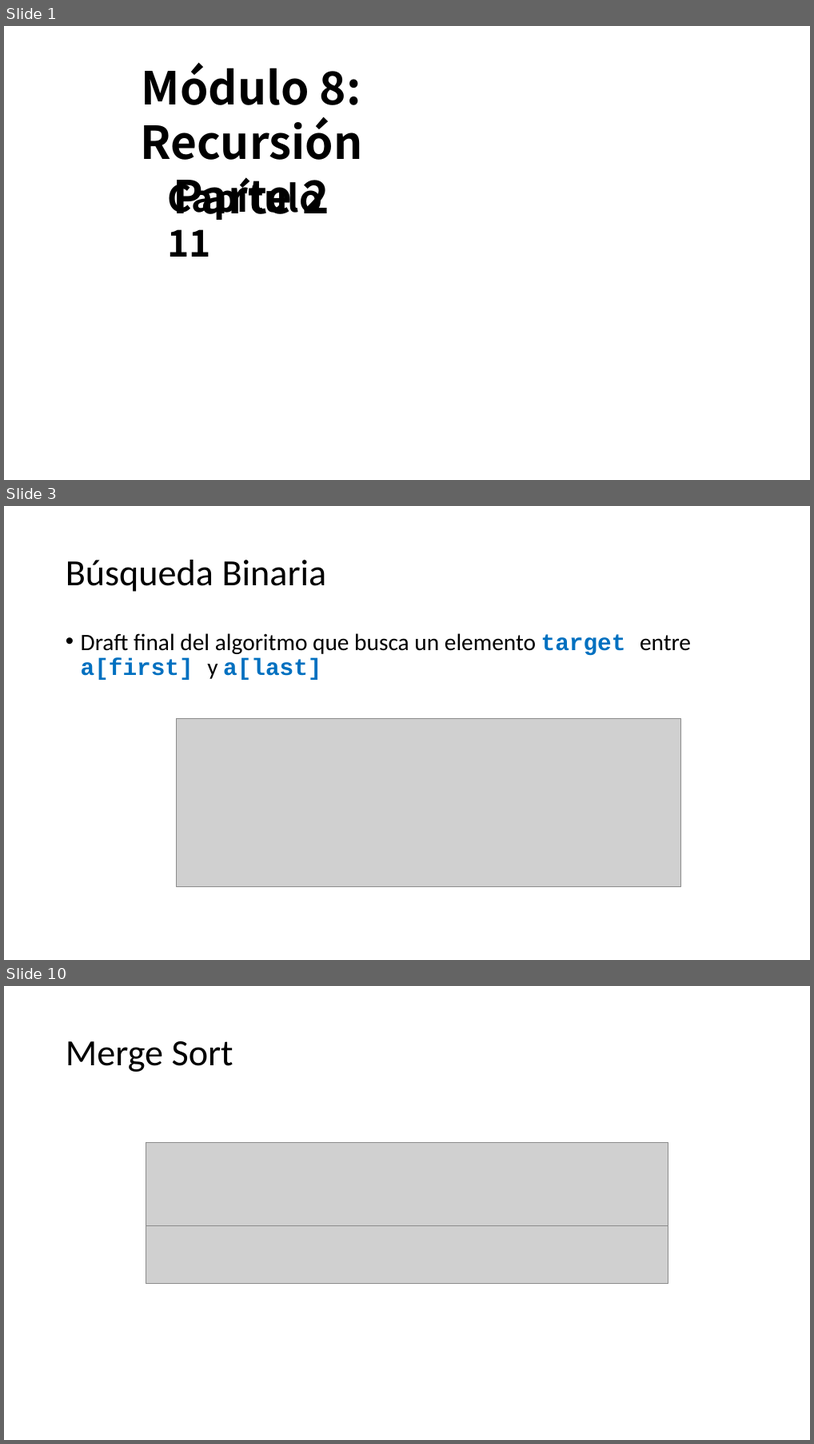
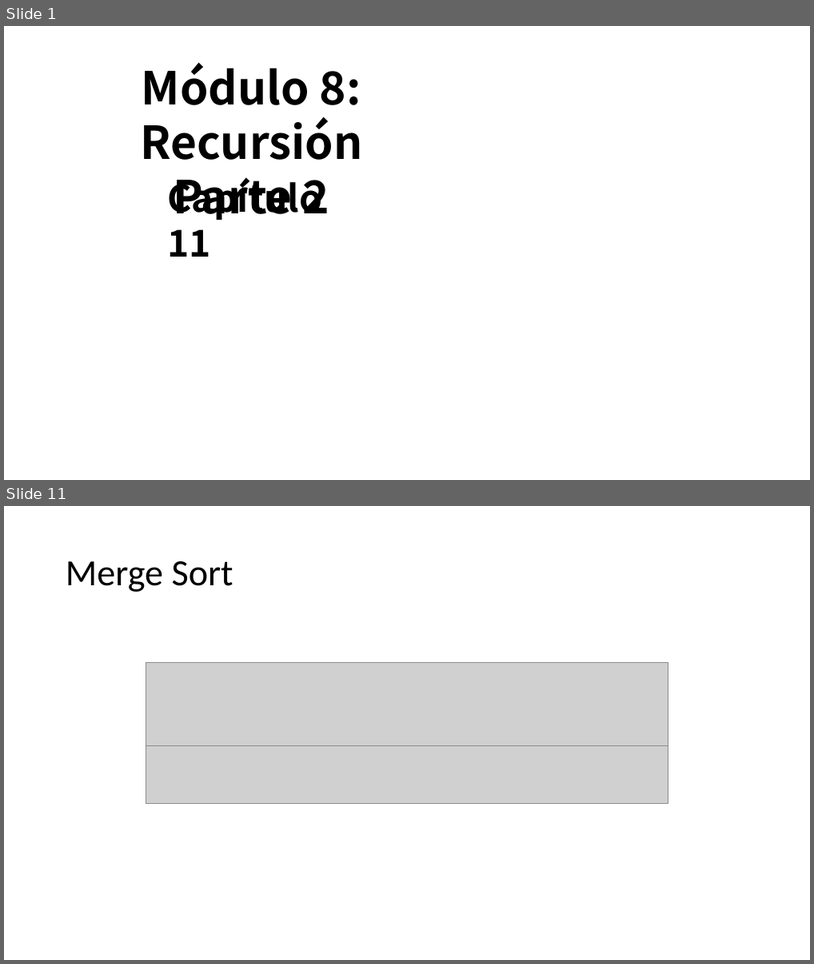
Before and after one commit to OMardil/INFO2, a slide deck: MOD08_Recursion/01 Presentacion/INFO2_MOD08_2-Busqueda_Binaria.pptx. Shown one above the other, each under a label of ours: slides 1, 3 and 10 before the commit, slides 1 and 11 after it; the slides between them are not shown. The pictures are 814x1444 and 814x964 pixels, drawn with LibreOffice and Linux fonts; fonts in the diff are those of the drawing; grey boxes stand for pictures; background and template pictures are left out. Boxes give left, top, right and bottom in pixels: in the first picture for what was removed or moved away, otherwise in the second. Text is boxed around its words. In the diff, an @@ line names an element or a change of style, - is before the commit and + after.

```diff
--- a/MOD08_Recursion/01 Presentacion/INFO2_MOD08_2-Busqueda_Binaria.pptx
+++ b/MOD08_Recursion/01 Presentacion/INFO2_MOD08_2-Busqueda_Binaria.pptx
@@ slide 3 removed at bbox=[4, 506, 810, 960], background #FFFFFF @@
@@ title removed at bbox=[66, 560, 327, 592] @@
-Búsqueda Binaria
@@ text removed at bbox=[81, 633, 691, 680] @@
-• Draft final del algoritmo que busca un elemento target entre a[first] y a[last]
@@ picture removed at bbox=[177, 718, 681, 886] @@
@@ what was slide 10 is now slide 11 @@
```
Also in this commit, not shown: 2 slides changed, 7 slides added, 5 other slides removed.
